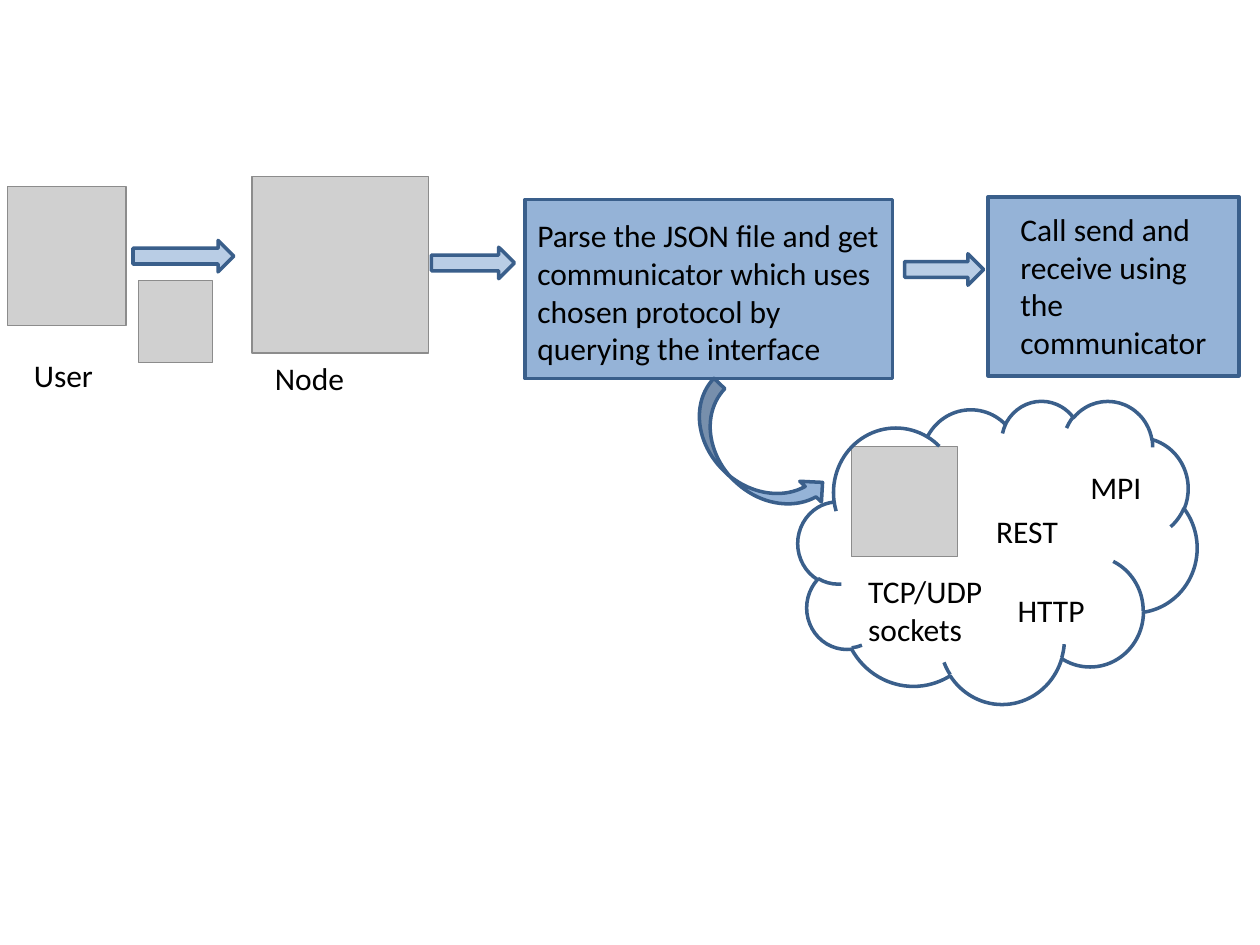
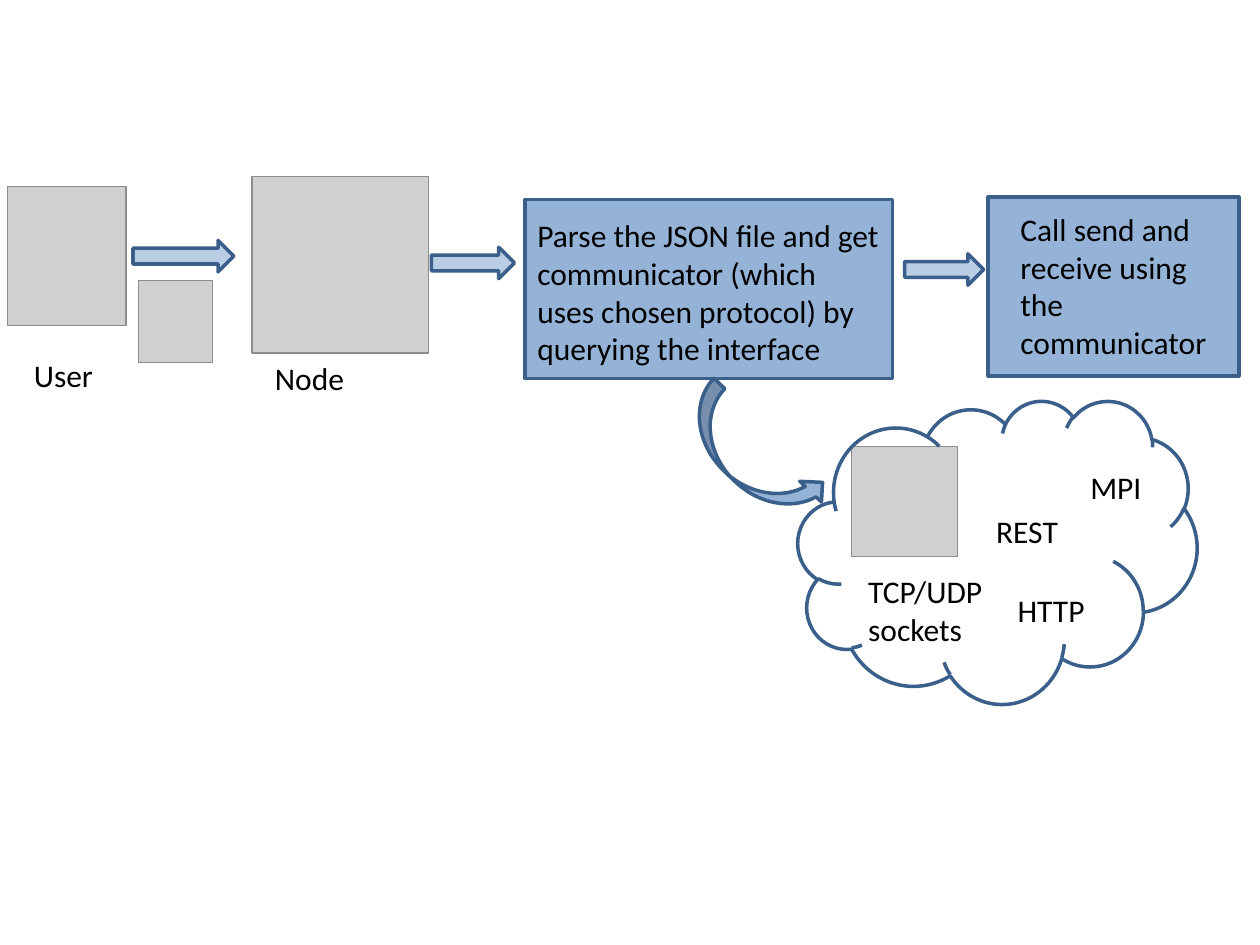
Before and after one commit to bsuman/ThesisDocumentation, a slide deck: slide 22 of pictures.pptx. Drawn at 1260x945 pixels with LibreOffice and Linux fonts; fonts in the diff are those of the drawing; grey boxes stand for pictures. Boxes give left, top, right and bottom in pixels: in the first picture for what was removed or moved away, otherwise in the second. Text is boxed around its words. In the diff, an @@ line names an element or a change of style, - is before the commit and + after.

```diff
--- a/pictures.pptx
+++ b/pictures.pptx
@@ text at (537,225,879,366): text changed @@
-Parse the JSON file and get communicator which uses chosen protocol by querying the interface
+Parse the JSON file and get communicator (which uses chosen protocol) by querying the interface
```
Also in this commit, not shown: 1 other slide changed.
